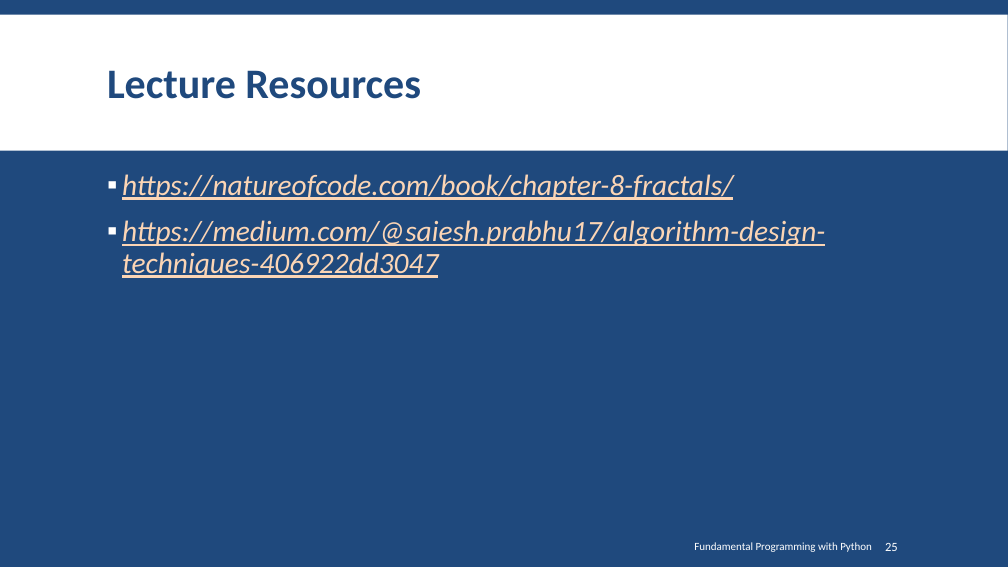
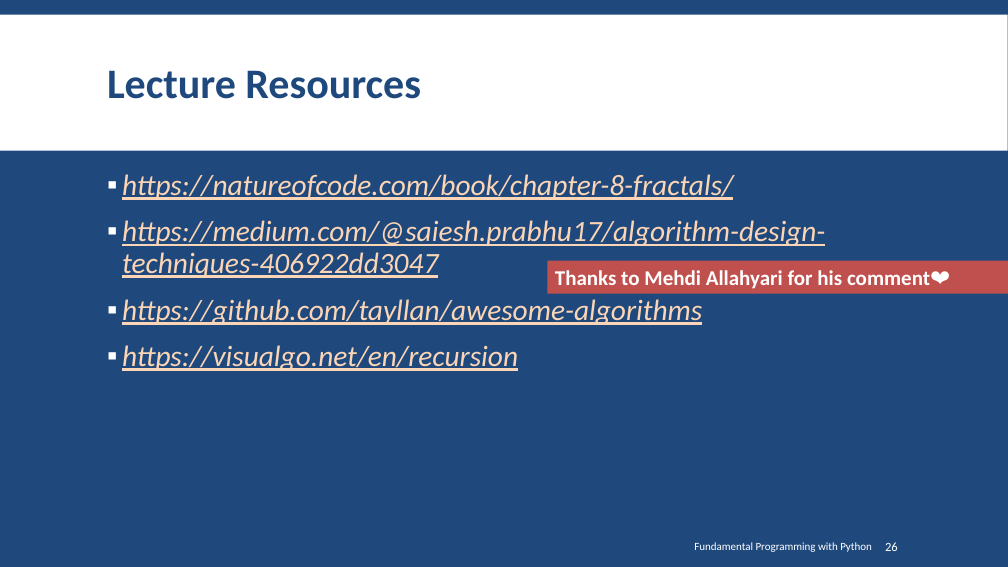
Before and after one commit to SharifPythonSpace/Course1401, a slide deck: slide 26 of Slide/10- Different General Methods in Algorithms Design.pptx (slide 25 before the commit). Drawn at 1008x567 pixels with LibreOffice and Linux fonts; fonts in the diff are those of the drawing; background and template pictures are left out. Boxes give left, top, right and bottom in pixels: in the first picture for what was removed or moved away, otherwise in the second. Text is boxed around its words. In the diff, an @@ line names an element or a change of style, - is before the commit and + after.

Commit message:
updated

```diff
--- a/Slide/10- Different General Methods in Algorithms Design.pptx
+++ b/Slide/10- Different General Methods in Algorithms Design.pptx
@@ rectangle added at (547, 261, 1008, 294), fill #C0504D, 20 pt, text #FFFFFF, bold @@
+Thanks to Mehdi Allahyari for his comment❤
@@ text at (122, 299, 702, 371): paragraphs added @@
+▪ https://github.com/tayllan/awesome-algorithms
+▪ https://visualgo.net/en/recursion
@@ page number at (885, 542, 898, 551): text changed @@
-25
+26
```
Also in this commit, not shown: 1 other slide changed, 1 slide added.
